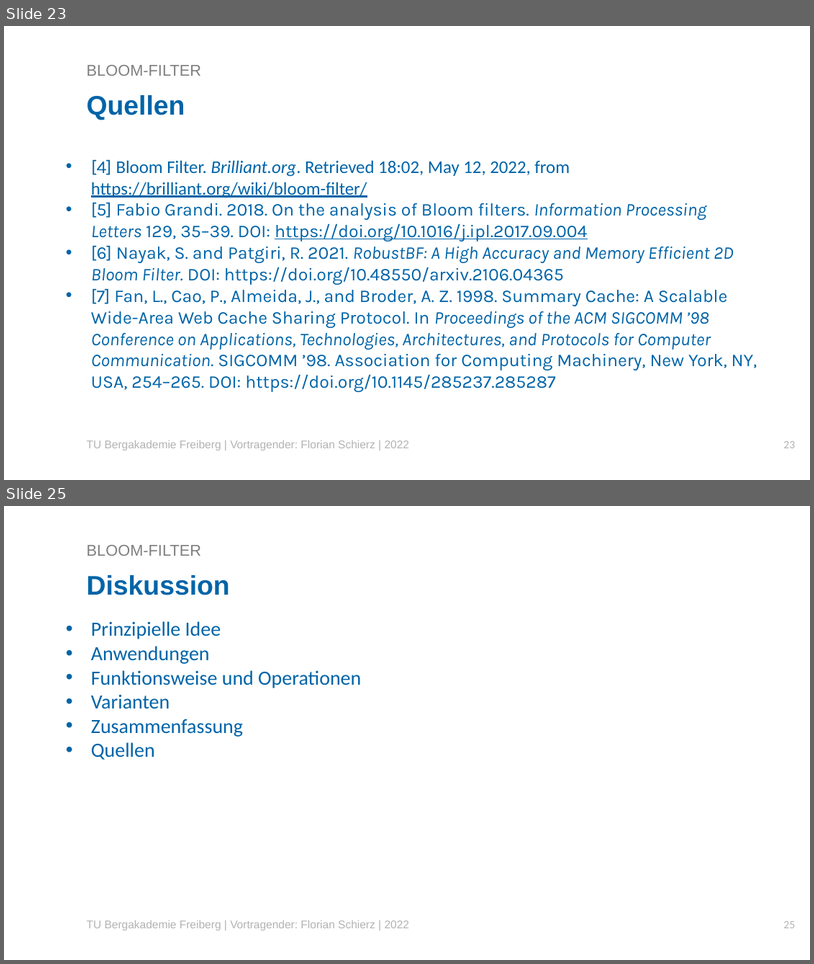
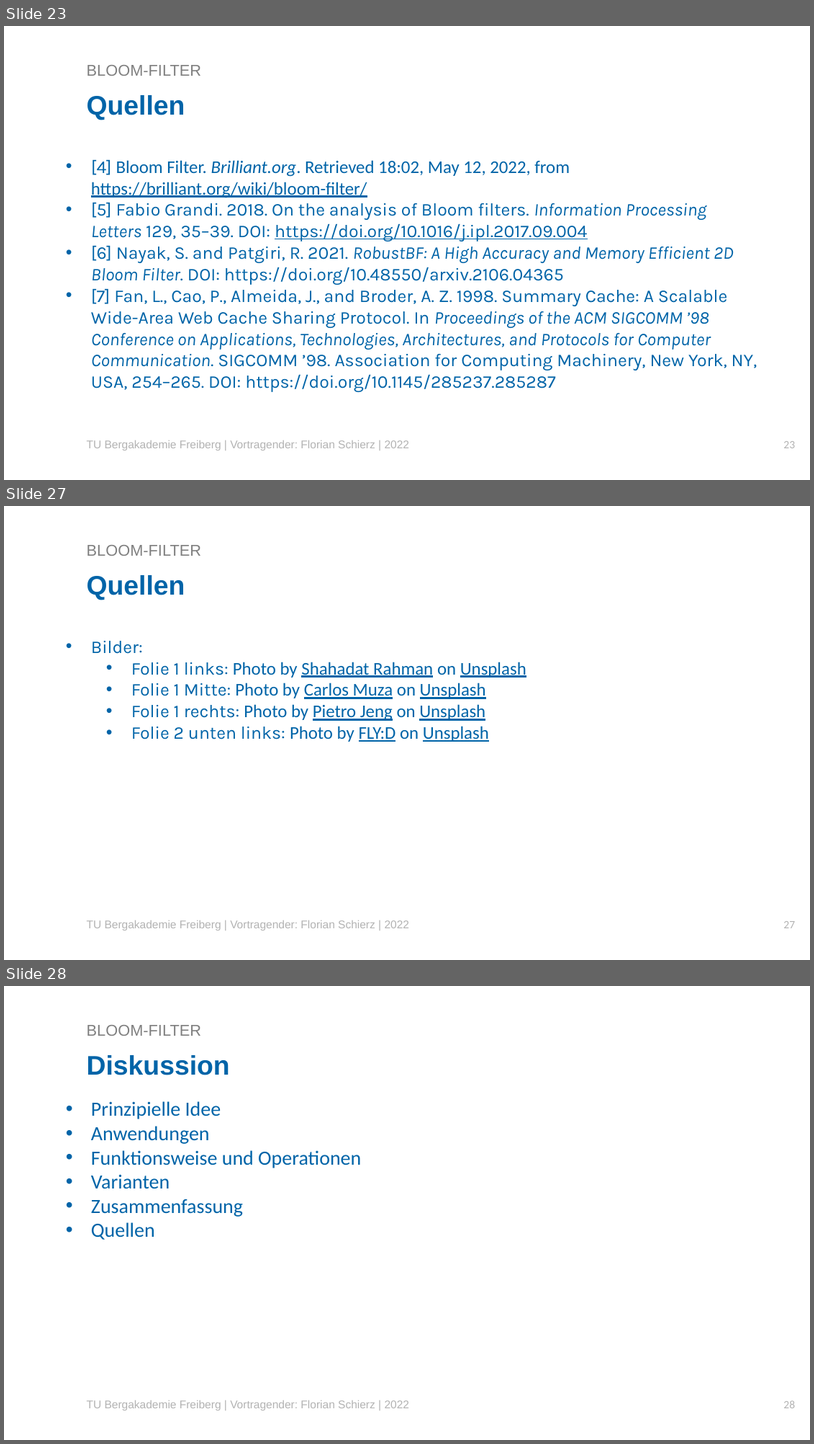
Before and after one commit to Florian2501/Seminar, a slide deck: Vorträge/VortragFlorianSchierzBloomfilter.pptx. Shown one above the other, each under a label of ours: slides 23 and 25 before the commit, slides 23, 27 and 28 after it; the slides between them are not shown. The pictures are 814x964 and 814x1444 pixels, drawn with LibreOffice and Linux fonts; fonts in the diff are those of the drawing; background and template pictures are left out. Boxes give left, top, right and bottom in pixels: in the first picture for what was removed or moved away, otherwise in the second. Text is boxed around its words. In the diff, an @@ line names an element or a change of style, - is before the commit and + after.

Commit message:
Add Quellen in Vortrag für Anwendungen

```diff
--- a/Vorträge/VortragFlorianSchierzBloomfilter.pptx
+++ b/Vorträge/VortragFlorianSchierzBloomfilter.pptx
@@ slide 27 added at [4,506,810,960], background #FFFFFF @@
@@ title added at [87,545,201,556], 14 pt, text #808080 @@
+BLOOM-FILTER
@@ text added at [87,575,185,600], 24 pt, text #0064A8, bold @@
+Quellen
@@ text added at [91,641,527,741], 16 pt, text #0064A8 @@
+• Bilder:
+  • Folie 1 links: Photo by Shahadat Rahman on Unsplash
+  • Folie 1 Mitte: Photo by Carlos Muza on Unsplash
+  • Folie 1 rechts: Photo by Pietro Jeng on Unsplash
+  • Folie 2 unten links: Photo by FLY:D on Unsplash
@@ text added at [87,920,410,930], 10 pt, text #B3B3B3 @@
+TU Bergakademie Freiberg | Vortragender: Florian Schierz | 2022
@@ page number added at [784,921,795,928], 10 pt, text #B3B3B3 @@
+27
@@ what was slide 25 is now slide 28 @@
@@ page number at [784,1400,795,1408]: text changed @@
-25
+28
```
Also in this commit, not shown: 9 slides changed, 2 other slides added, 10 other files.
